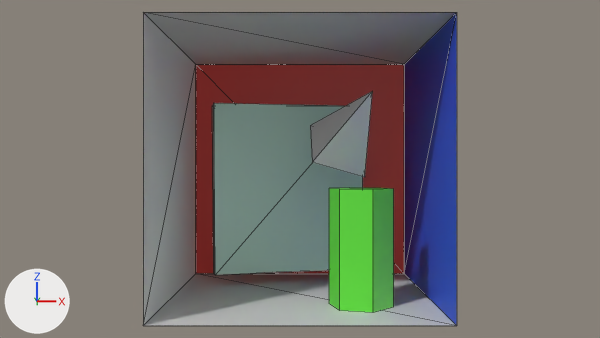
What one commit did to the Blender file media/cornell_box_gltf.blend.
Before and after are seen from the file's camera 'Camera'. The lights are fixed; the arrows at lower left show +X, +Y and +Z. The first picture is the older version. Mesh edges are drawn as thin lines.
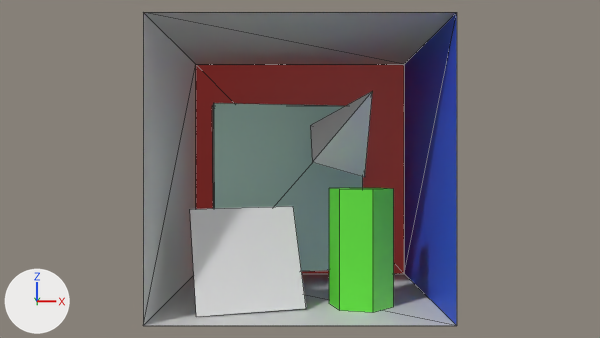
The change, as a list of edits to the scene's bpy script:
```text
Add mat_alphatest:
    mat_alphatest = principled_material('AlphaTest')
    mat_alphatest.base_color = (0.8, 0.8, 0.8)  # white #e7e7e7
Add me_alphaclipplane:
    me_alphaclipplane.from_pydata([(-0.265, -0.265, 0.0), (0.265, -0.265, 0.0), (-0.265, 0.265, 0.0), (0.265, 0.265, 0.0)], [], [(0, 1, 3, 2)])
    me_alphaclipplane.materials.append(mat_alphatest)  # its picture is missing
Add ob_alphaplane:
    ob_alphaplane = bpy.data.objects.new('AlphaPlane', me_alphaclipplane)
    ob_alphaplane.location = (-0.375, -0.527, 0.362)
    ob_alphaplane.rotation_euler = (1.144, -0.00791, 0.292)  # degrees (66, -0.5, 17)
    ob_alphaplane.scale = (1.46, 1.46, 1.46)
```

Where the change shows, as pixel boxes [x1, y1, x2, y2] in the pictures (600 x 338 px):
'AlphaPlane', added: after [190, 206, 306, 317]
